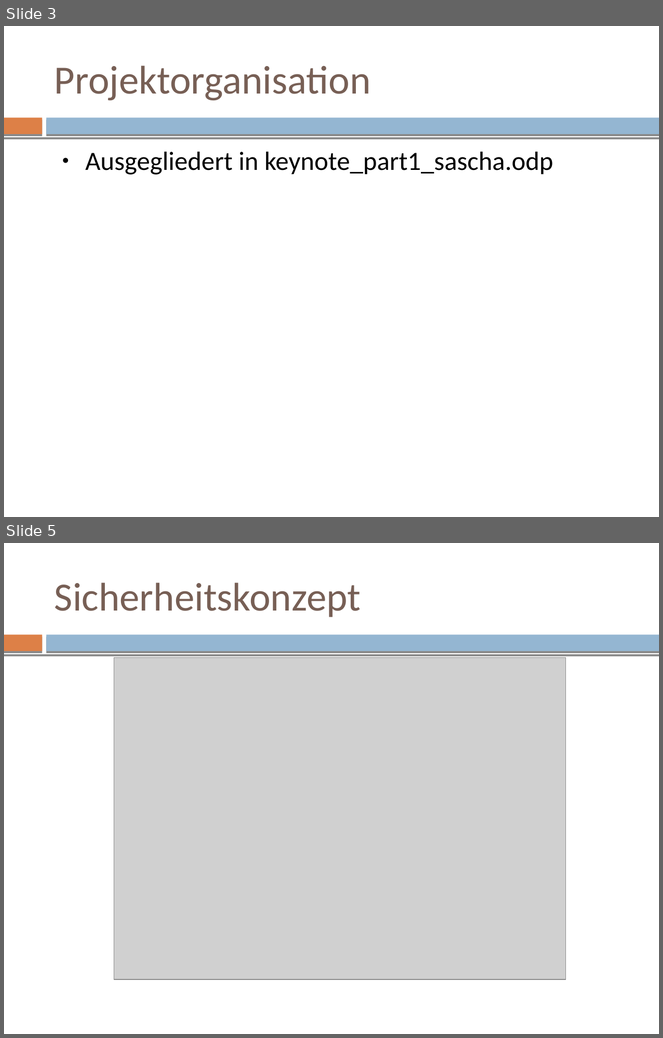
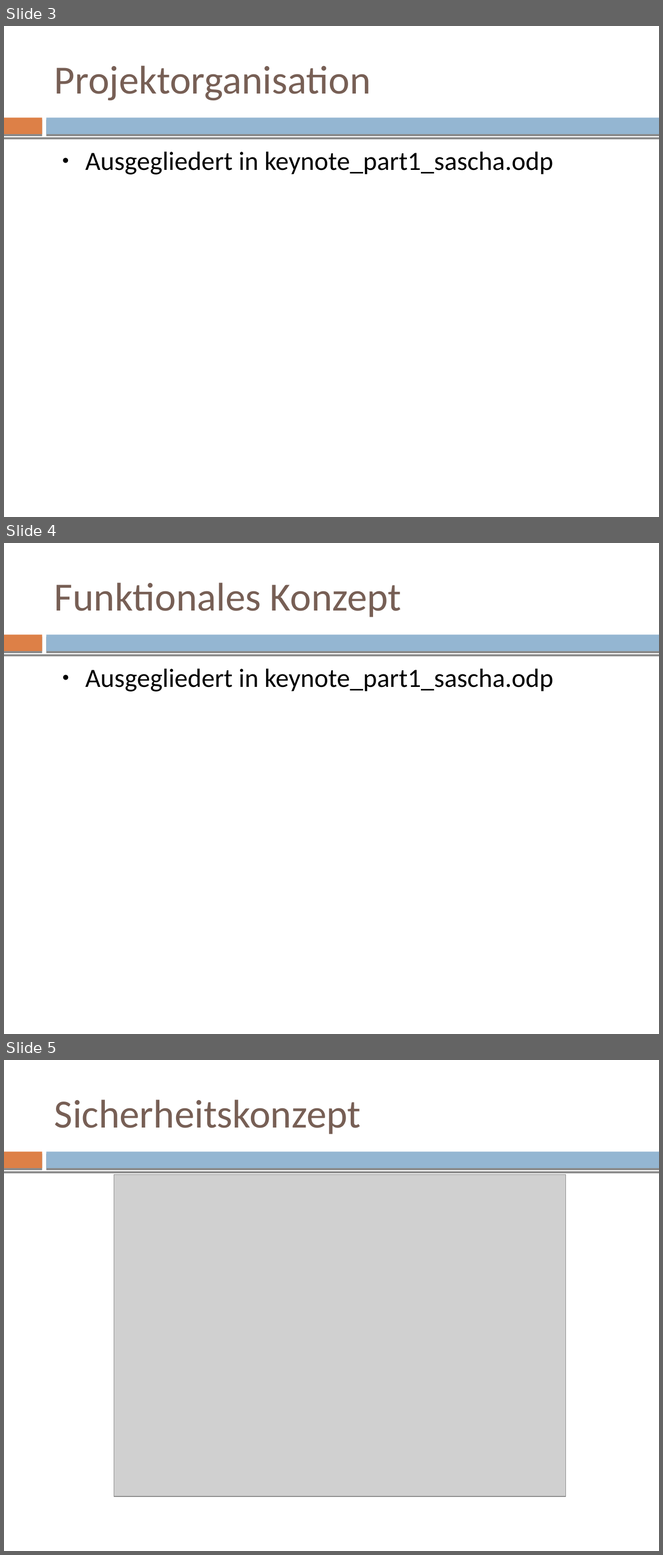
Before and after one commit to mvw/Wilddiebe10, a slide deck: keynote/keynote.odp. Shown one above the other, each under a label of ours: slides 3 and 5 before the commit, slides 3, 4 and 5 after it; the slides between them are not shown. The pictures are 663x1038 and 663x1555 pixels, drawn with LibreOffice and Linux fonts; fonts in the diff are those of the drawing; grey boxes stand for pictures. Boxes give left, top, right and bottom in pixels: in the first picture for what was removed or moved away, otherwise in the second. Text is boxed around its words. In the diff, an @@ line names an element or a change of style, - is before the commit and + after.

Commit message:
keynote: Add rsyslog part of keynote as part2 of sascha

```diff
--- a/keynote/keynote.odp
+++ b/keynote/keynote.odp
@@ slide 4 added at (4,543,659,1034), background #FFFFFF; not listed: 3 template elements that a slide beside it also shows @@
@@ title added at (54,583,401,617), 44 pt, text #775F55 @@
+Funktionales Konzept
@@ text added at (85,668,554,692), 29 pt, text #000000 @@
+● Ausgegliedert in keynote_part1_sascha.odp
```
Also in this commit, not shown: 1 other slide added, 1 slide removed, 6 other files.
